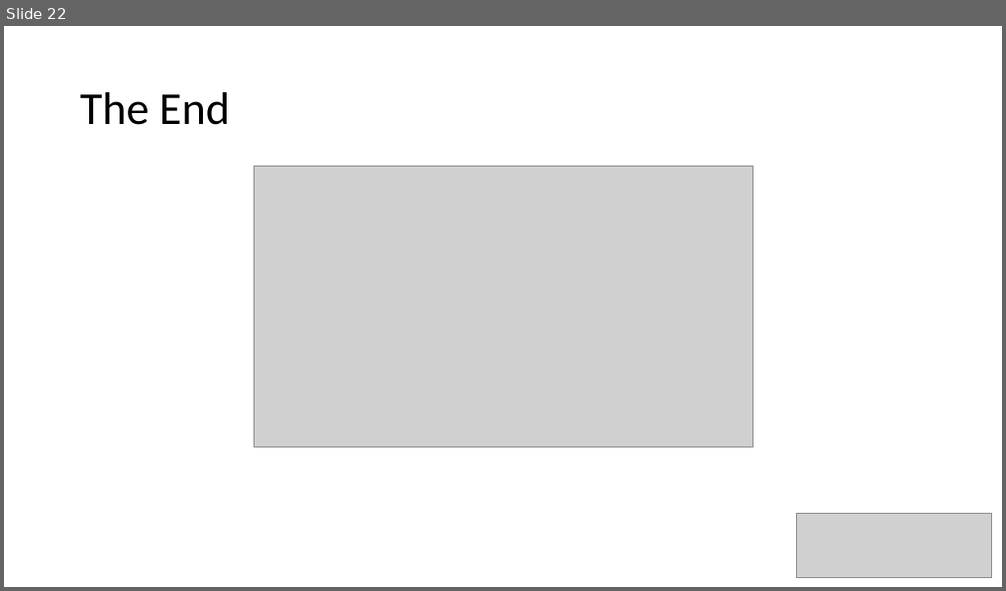
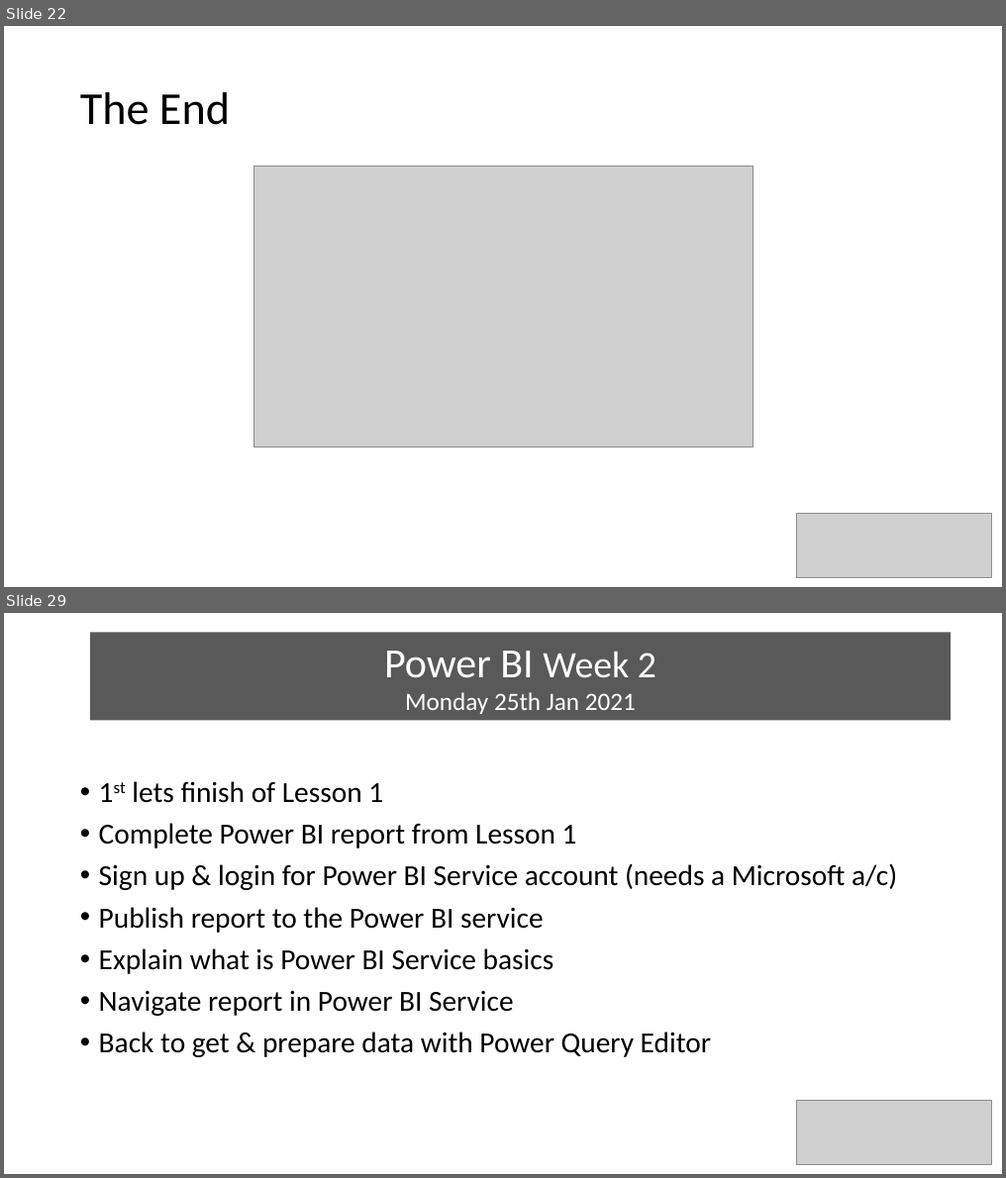
Before and after one commit to wottabyte/PBITraining, a slide deck: 10WeekPBIonline2021/DA-100 10 weeks All Slides - Master.pptx. Shown one above the other, each under a label of ours: slide 22 before the commit, slides 22 and 29 after it; the slides between them are not shown. The pictures are 1006x591 and 1006x1178 pixels, drawn with LibreOffice and Linux fonts; fonts in the diff are those of the drawing; grey boxes stand for pictures. Boxes give left, top, right and bottom in pixels: in the first picture for what was removed or moved away, otherwise in the second. Text is boxed around its words. In the diff, an @@ line names an element or a change of style, - is before the commit and + after.

Commit message:
Includes Slides from Lesson 2

```diff
--- a/10WeekPBIonline2021/DA-100 10 weeks All Slides - Master.pptx
+++ b/10WeekPBIonline2021/DA-100 10 weeks All Slides - Master.pptx
@@ slide 29 added at [4, 613, 1002, 1174], background #FFFFFF @@
@@ rectangle added at [90, 633, 951, 721], fill #595959, 24 pt, text #FFFFFF @@
+Power BI Week 2
+Monday 25th Jan 2021
@@ text added at [99, 781, 897, 1058], 28 pt, text #000000 @@
+• 1st lets finish of Lesson 1
+• Complete Power BI report from Lesson 1
+• Sign up & login for Power BI Service account (needs a Microsoft a/c)
+• Publish report to the Power BI service
+• Explain what is Power BI Service basics
+• Navigate report in Power BI Service
+• Back to get & prepare data with Power Query Editor
@@ picture added at [797, 1100, 992, 1164] @@
```
Also in this commit, not shown: 20 other slides added.
